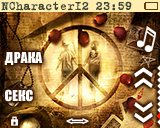
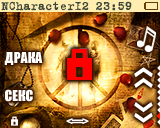
Comparing the layer stacks of the two 160×128 images. Changes:
showed "lock" over [left=67, top=48, right=92, bottom=80]
